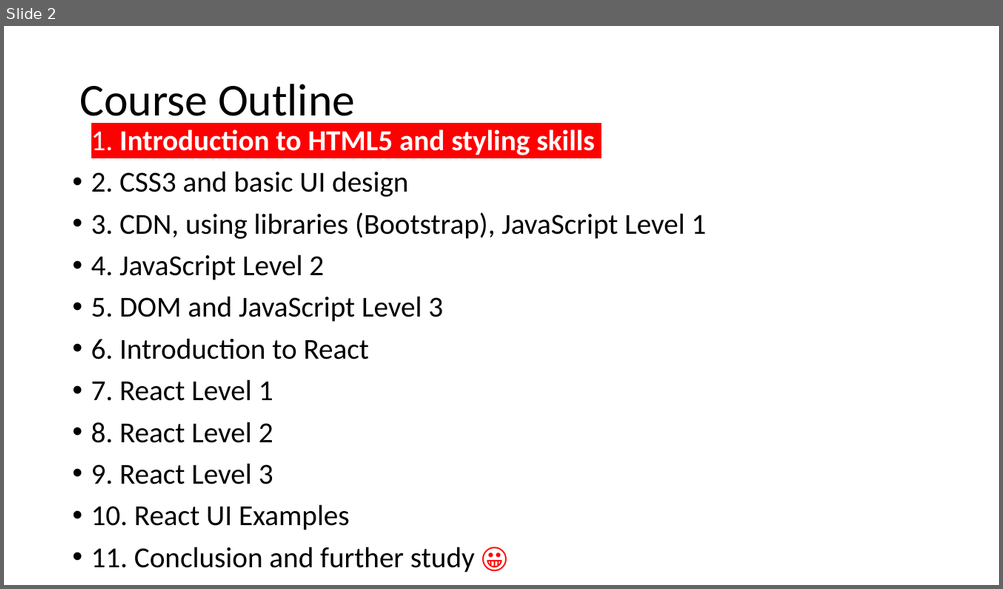
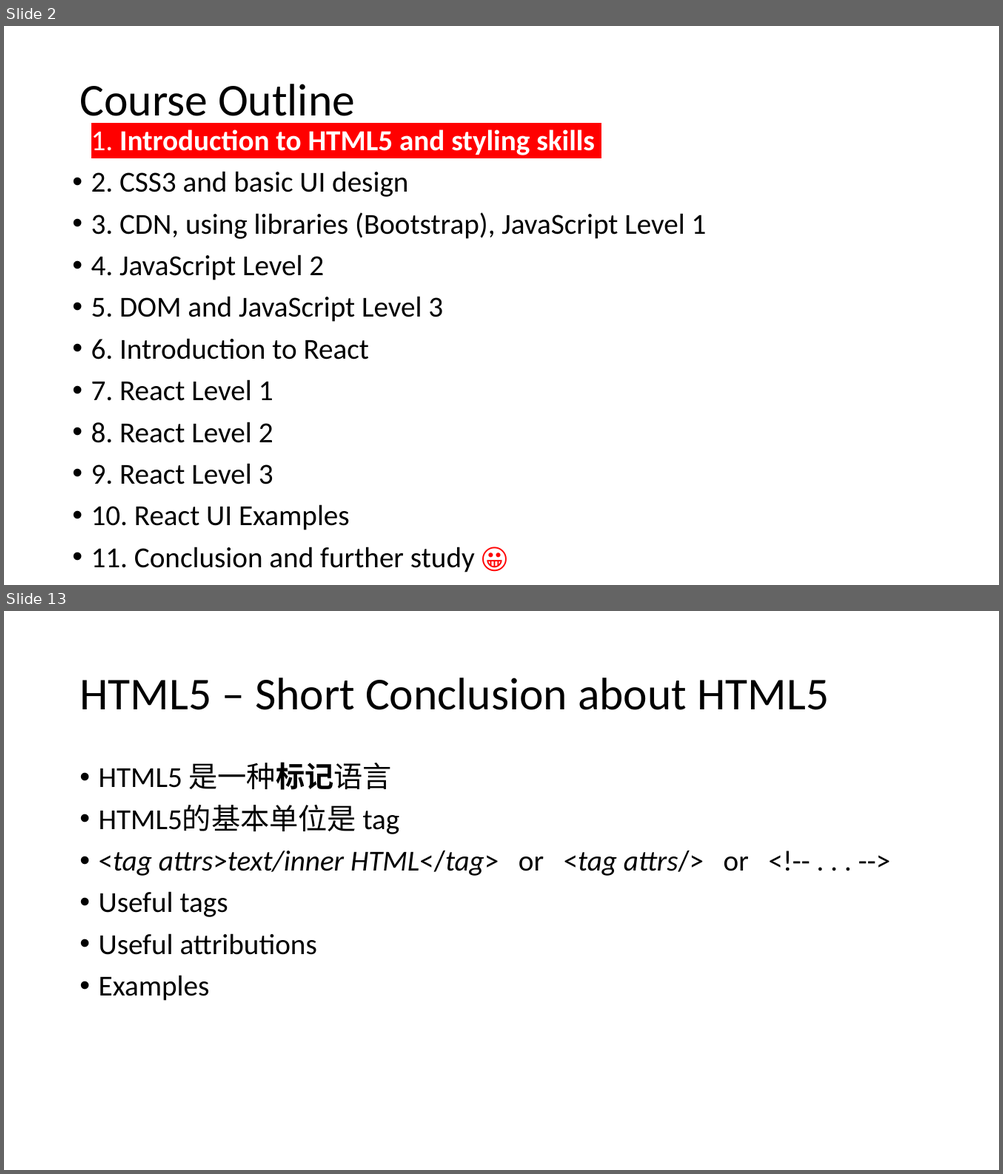
Before and after one commit to PolarisStudio/LGUReact, a slide deck: L1.pptx. Shown one above the other, each under a label of ours: slide 2 before the commit, slides 2 and 13 after it; the slides between them are not shown. The pictures are 1003x589 and 1003x1174 pixels, drawn with LibreOffice and Linux fonts; fonts in the diff are those of the drawing. Boxes give left, top, right and bottom in pixels: in the first picture for what was removed or moved away, otherwise in the second. Text is boxed around its words. In the diff, an @@ line names an element or a change of style, - is before the commit and + after.

```diff
--- a/L1.pptx
+++ b/L1.pptx
@@ slide 13 added at bbox=[4, 611, 999, 1170], background #FFFFFF @@
@@ title added at bbox=[79, 678, 828, 710], 44 pt, text #000000 @@
+HTML5 – Short Conclusion about HTML5
@@ text added at bbox=[99, 762, 748, 1001], 28 pt, text #000000 @@
+• HTML5 是一种标记语言
+• HTML5的基本单位是 tag
+• <tag attrs>text/inner HTML</tag> or <tag attrs/> or <!-- . . . -->
+• Useful tags
+• Useful attributions
+• Examples
```
Also in this commit, not shown: 19 other slides added, 1 slide removed.
